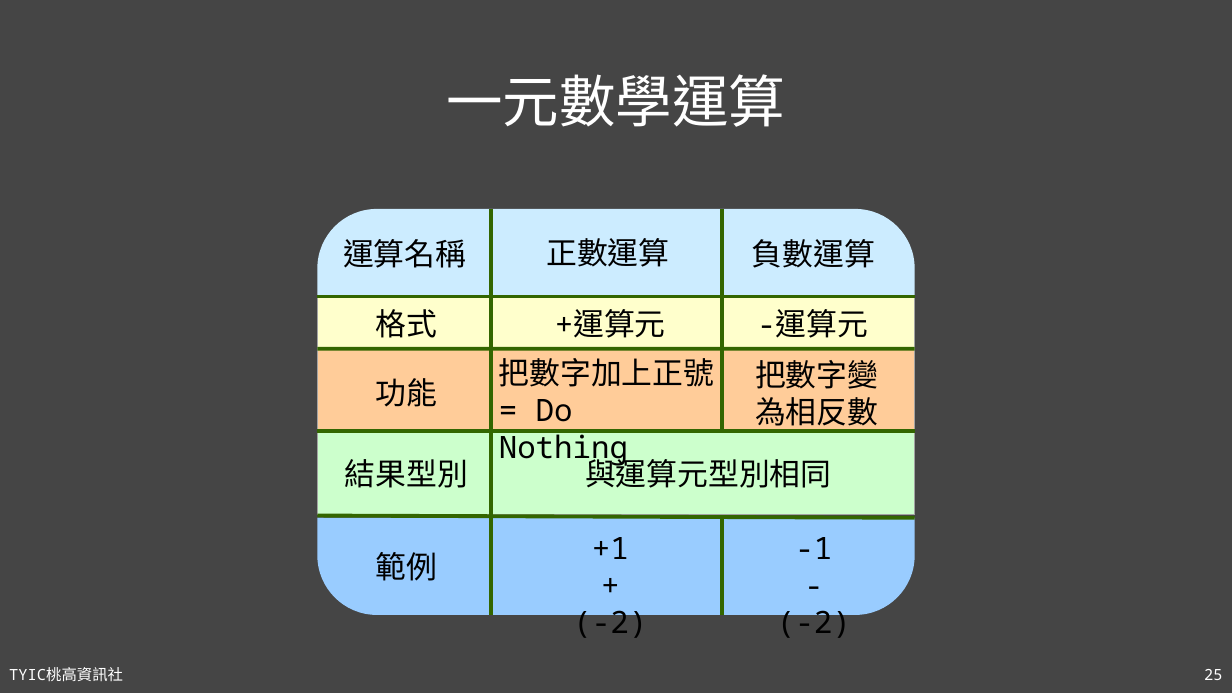
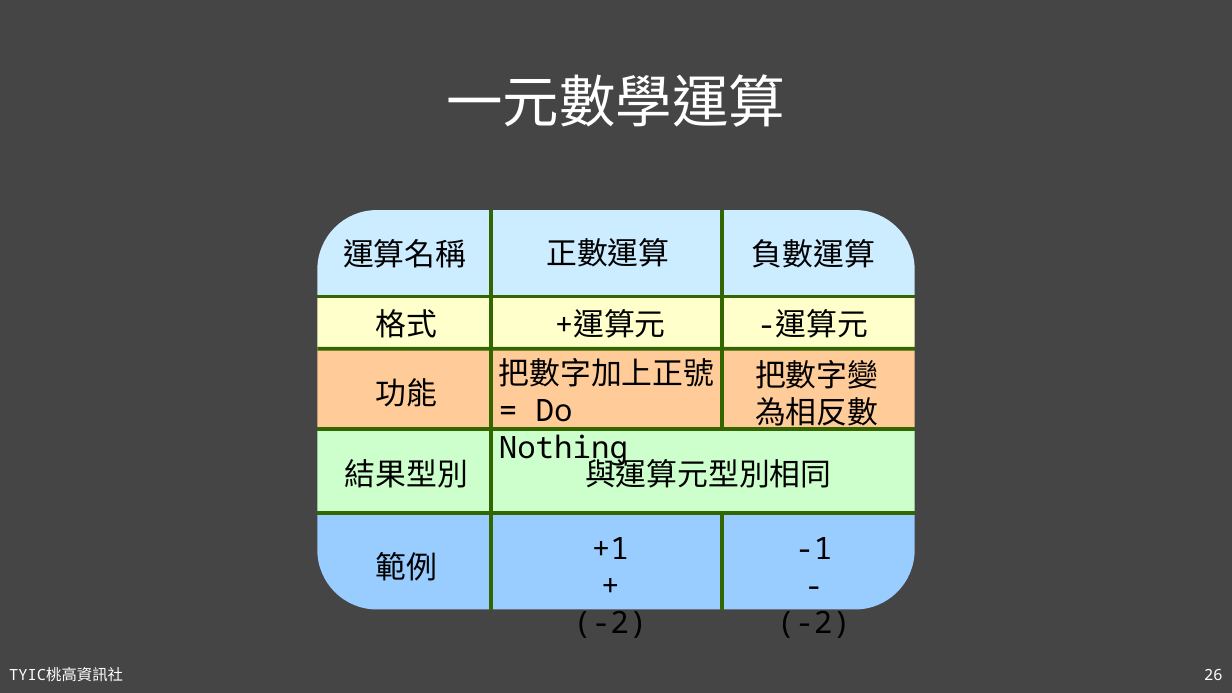
Before and after one commit to TYSHIC/slides, a slide deck: slide 26 of powerpoint/04_初探Java.pptx (slide 25 before the commit). Drawn at 1232x693 pixels with LibreOffice and Linux fonts; fonts in the diff are those of the drawing. Boxes give left, top, right and bottom in pixels: in the first picture for what was removed or moved away, otherwise in the second. Text is boxed around its words. In the diff, an @@ line names an element or a change of style, - is before the commit and + after.

```diff
--- a/powerpoint/04_初探Java.pptx
+++ b/powerpoint/04_初探Java.pptx
@@ freeform shape at (x1=317, y1=210, x2=915, y2=298): outline redrawn @@
@@ line moved from (491, 209) - (491, 616) to (491, 210) - (491, 610) @@
@@ freeform shape resized from (x1=317, y1=348, x2=915, y2=435) to (x1=317, y1=348, x2=915, y2=429) @@
@@ freeform shape at (x1=317, y1=348, x2=915, y2=429): outline #A3A3A3 1 pt to none @@
@@ freeform shape at (x1=317, y1=429, x2=915, y2=512): outline #A3A3A3 1 pt to none; outline redrawn @@
@@ 2 lines, 1 freeform shape moved together from (x1=317, y1=516, x2=915, y2=616) to (x1=317, y1=512, x2=915, y2=610) @@
@@ page number at (x1=1204, y1=669, x2=1222, y2=680): text changed @@
-25
+26
```
Also in this commit, not shown: 9 other slides changed, 2 slides added, 1 slide removed, 1 other file.
